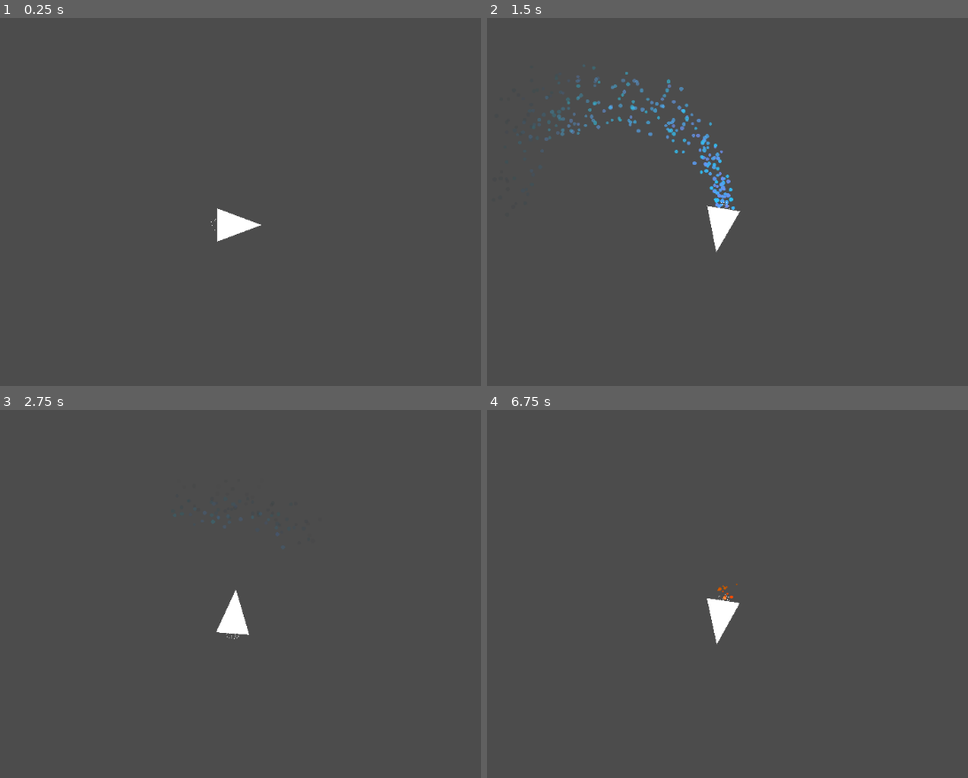
Above: before the commit, frames 1-4 (two rows, left to right).
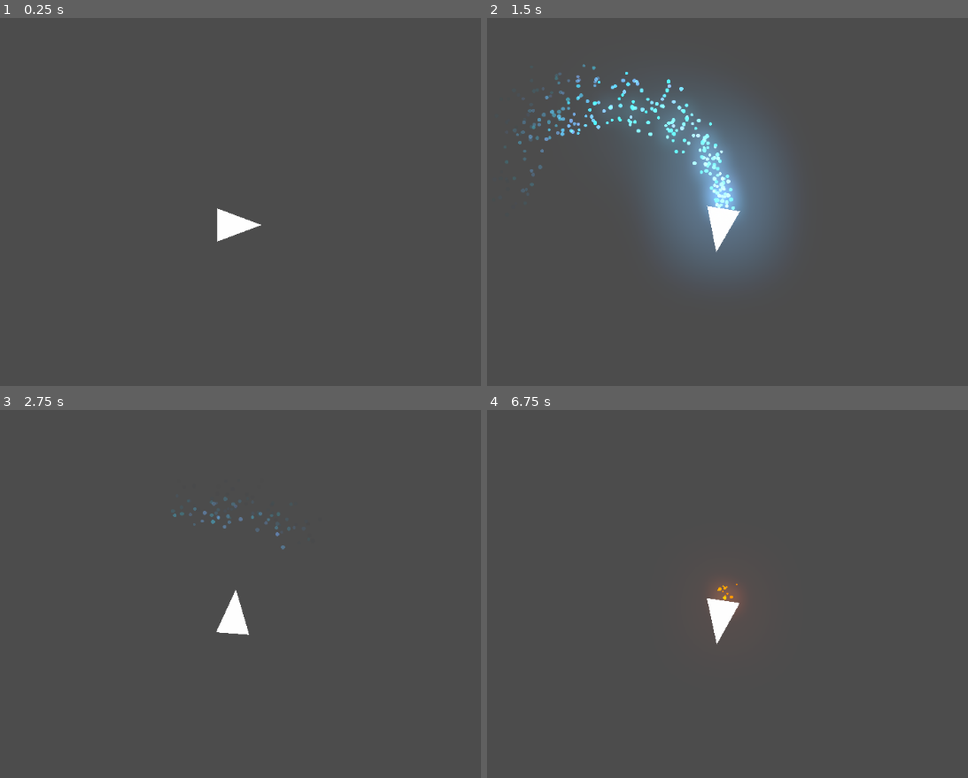
Above: after the commit, the same moments.

Repository: Insta-x/boost-racer
Game: Godot game, scene res://Src/SampleWorld.tscn
Same seed, same stepped clock (60 frames per second), same inputs: the game is played once before the commit and once after it. The project has no main scene, so this scene is started directly.
Inputs:
- Up to frame 1 (0.25 s): no input
- Up to frame 2 (1.5 s): hold D (turn_right) 0.53-1.28 s; hold Shift (boost) 0.53-1.28 s; hold Space (brake) from 1.28 s (still down); tap Shift (boost) at 1.35 s
- Up to frame 3 (2.75 s): release Space (brake) at 2.03 s; hold D (turn_right) from 2.03 s (still down); hold Shift (boost) from 2.03 s (still down)
- Up to frame 4 (6.75 s): release D (turn_right) at 2.78 s; release Shift (boost) at 2.78 s; hold W (thrust) 2.78-3.53 s; tap Shift (boost) at 2.85, 4.35, 5.85 s; hold Shift (boost) 3.53-4.28 s; hold A (turn_left) 3.53-5.03 s; hold Space (brake) 5.03-5.78 s; hold Shift (boost) 5.03-5.78 s; hold D (turn_right) 5.78-6.53 s; hold W (thrust) from 6.53 s (still down); hold Shift (boost) from 6.53 s (still down)

The runs differ from the first frame. In frame 1, less than 0.1% of the frame differs, in the area x 43-45%, y 54-58%; in frame 2, 12%, in the area x 6-62%, y 12-70%; in frame 3, 0.2%; in frame 4, 0.3%.

Commit message:
setup world environment

Diff:
--- /dev/null
+++ b/Assets/game_world.tres
@@ -0,0 +1,8 @@
+[gd_resource type="Environment" format=2]
+
+[resource]
+background_mode = 4
+glow_enabled = true
+glow_blend_mode = 1
+glow_bicubic_upscale = true
+glow_high_quality = true
--- a/Src/GameWorld.tscn
+++ b/Src/GameWorld.tscn
@@ -1,3 +1,8 @@
-[gd_scene format=2]
+[gd_scene load_steps=2 format=2]
+
+[ext_resource path="res://Assets/game_world.tres" type="Environment" id=1]
 
 [node name="GameWorld" type="Node2D"]
+
+[node name="WorldEnvironment" type="WorldEnvironment" parent="."]
+environment = ExtResource( 1 )
--- a/Src/Racer/PlayerRacer.tscn
+++ b/Src/Racer/PlayerRacer.tscn
@@ -5,22 +5,25 @@
 
 [sub_resource type="ParticlesMaterial" id=1]
 emission_shape = 5
-emission_ring_radius = 10.0
-emission_ring_inner_radius = 8.0
+emission_ring_radius = 16.0
+emission_ring_inner_radius = 12.0
 emission_ring_height = 1.0
-emission_ring_axis = Vector3( 0, 0, 1 )
+emission_ring_axis = Vector3( 1, 0, 1 )
 flag_disable_z = true
 gravity = Vector3( 0, 0, 0 )
 orbit_velocity = 0.0
 orbit_velocity_random = 0.0
 radial_accel = -20.0
 radial_accel_random = 0.5
+scale = 4.0
+scale_random = 0.4
 color = Color( 1.5, 1.5, 1.5, 1 )
 
 [node name="PlayerRacer" instance=ExtResource( 1 )]
 script = ExtResource( 2 )
 
 [node name="BoostChargeParticles" type="Particles2D" parent="." index="5"]
-position = Vector2( -24, 0 )
+position = Vector2( -30, 0 )
+emitting = false
 amount = 36
 process_material = SubResource( 1 )
--- a/Src/Racer/Racer.tscn
+++ b/Src/Racer/Racer.tscn
@@ -23,6 +23,7 @@
 damping = 50.0
 scale = 0.25
 scale_random = 0.5
+color = Color( 2, 2, 2, 1 )
 color_ramp = SubResource( 2 )
 hue_variation = 0.07
 hue_variation_random = 0.3
@@ -48,6 +49,7 @@
 damping = 50.0
 scale = 0.5
 scale_random = 0.5
+color = Color( 2, 2, 2, 1 )
 color_ramp = SubResource( 6 )
 hue_variation = 0.07
 hue_variation_random = 0.3
--- a/Src/SampleWorld.tscn
+++ b/Src/SampleWorld.tscn
@@ -1,6 +1,7 @@
-[gd_scene load_steps=2 format=2]
+[gd_scene load_steps=3 format=2]
 
 [ext_resource path="res://Src/Racer/PlayerRacer.tscn" type="PackedScene" id=1]
+[ext_resource path="res://Assets/game_world.tres" type="Environment" id=2]
 
 [node name="SampleWorld" type="Node2D"]
 
@@ -37,3 +38,6 @@
 
 [node name="Camera2D" type="Camera2D" parent="PlayerRacer"]
 current = true
+
+[node name="WorldEnvironment" type="WorldEnvironment" parent="."]
+environment = ExtResource( 2 )
